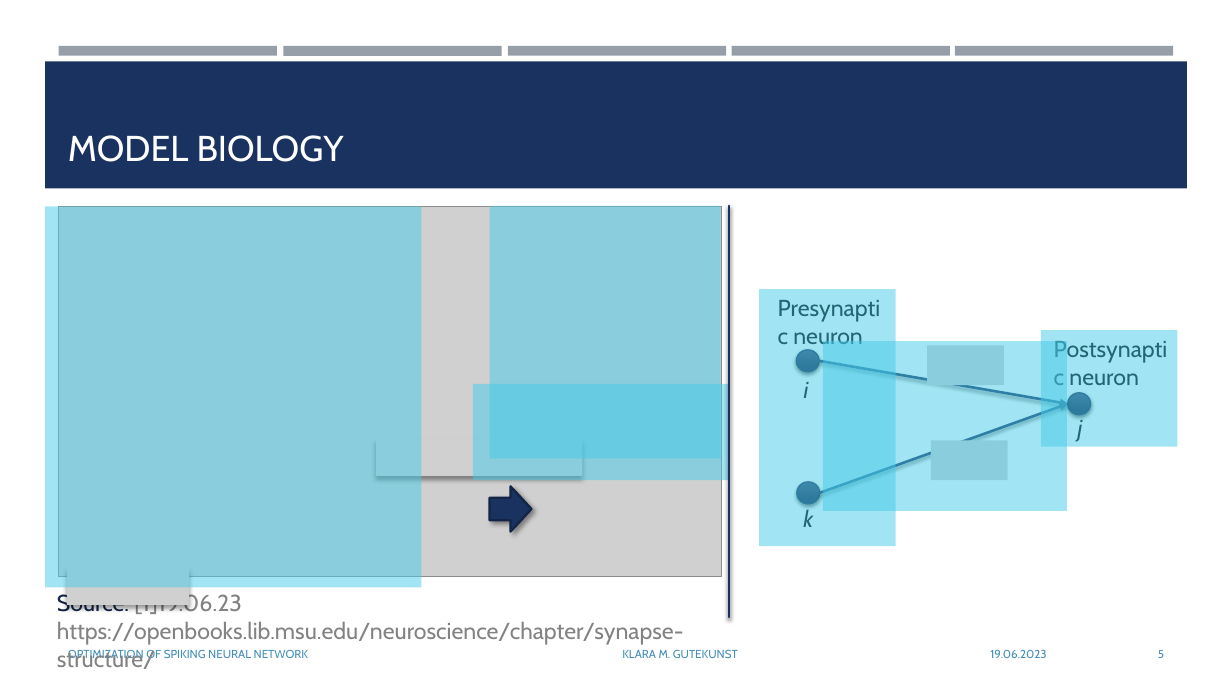
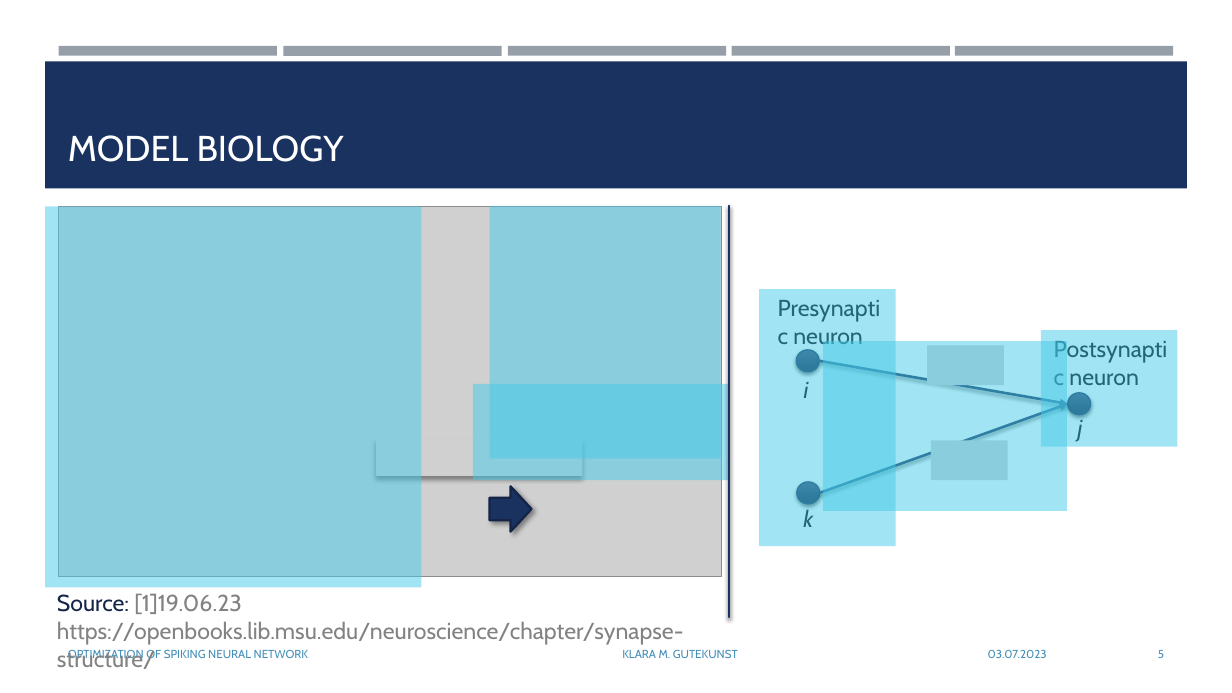
Before and after one commit to KlaraGtknst/bachelor-seminar-kde, a slide deck: slide 5 of Gutekunst_Seminar_KDE.pptx. Drawn at 1232x693 pixels with LibreOffice and Linux fonts; fonts in the diff are those of the drawing; grey boxes stand for pictures. Boxes give left, top, right and bottom in pixels: in the first picture for what was removed or moved away, otherwise in the second. Text is boxed around its words. In the diff, an @@ line names an element or a change of style, - is before the commit and + after.

```diff
--- a/Gutekunst_Seminar_KDE.pptx
+++ b/Gutekunst_Seminar_KDE.pptx
@@ picture removed at (x1=67, y1=567, x2=189, y2=604) @@
@@ text at (x1=988, y1=650, x2=1047, y2=658): text changed @@
-19.06.2023
+03.07.2023
```
Also in this commit, not shown: 16 other slides changed, 2 slides added.
